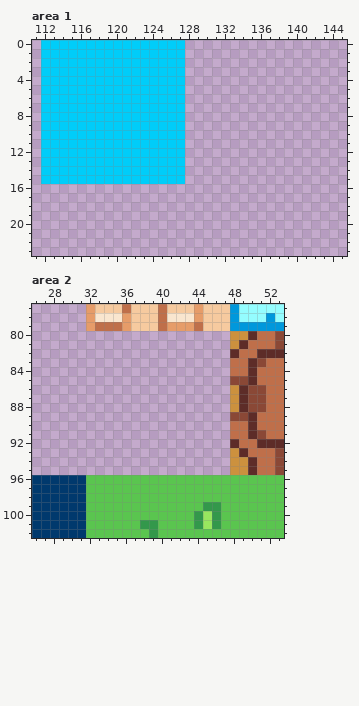
File history of a pixel-art file, Assets/tiles/Walls3.ase. The picture above was drawn from the file before the commit.
224x128 pixels, 1 frame. Colours within 5 levels of each other are drawn and written as one. Shown: area 1: x 111..145, y 0..23; area 2: x 26..53, y 77..102. The old version is drawn lined up with the new one, on the new canvas. The commit also changed other parts of the picture, which this record leaves out.
After the commit:
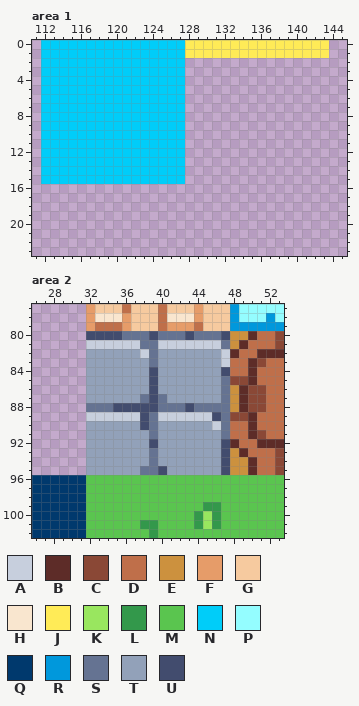
Palette (. is transparent): A #c7cfdd  B #5d2c28  C #8a4836  D #bf6f4a  E #cc913e  F #e69c69  G #f6ca9f  H #f9e6cf  J #ffeb57  K #99e65f  L #33984b  M #5ac54f  N #00cdf9  P #94fdff  Q #00396d  R #0098dc  S #657392  T #92a1b9  U #424c6e
Diff:
canvas 224x128 -> 224x160
Area 1:
The edit adds colour J in rows 0 to 1 at x 128 to 143.
Area 2:
The edit adds colour A in row 81 at x 32 to 37 and 40 to 46; in row 82 at x 38 and 47; in row 83 at x 47; in row 89 at x 32 to 37 and 40 to 45; in row 90 at x 46.
The edit adds colour S in row 80 at x 36 to 38, 40 to 42 and 44 to 46; in row 81 at x 38 to 39 and 47; in rows 82 to 83 at x 39; in rows 85 to 86 at x 47; in row 87 at x 38, 40 and 47; in row 88 at x 32 to 34, 40 to 42 and 44 to 47.
The edit adds colour S in rows 89 to 91 at x 39 and 47; in rows 93 to 94 at x 39; in row 95 at x 38 to 39.
The edit adds colour T in row 82 at x 32 to 37 and 40 to 46; in rows 83 to 86 at x 32 to 38 and 40 to 46; in row 87 at x 32 to 37 and 41 to 46; in row 90 at x 32 to 37 and 40 to 45; in rows 91 to 94 at x 32 to 38 and 40 to 46; in row 95 at x 32 to 37 and 41 to 46.
The edit adds colour U in row 80 at x 32 to 35, 39, 43 and 47; in row 84 at x 39 and 47; in rows 85 to 87 at x 39; in row 88 at x 35 to 39 and 43; in row 89 at x 38 and 46; in row 90 at x 38.
The edit adds colour U in row 92 at x 39 and 47; in rows 93 to 94 at x 47; in row 95 at x 40 and 47.
Changed places in both pictures, as pixel boxes (x1, y1, x2, y2):
added: (185, 40, 329, 58)
added: (86, 331, 230, 475)
